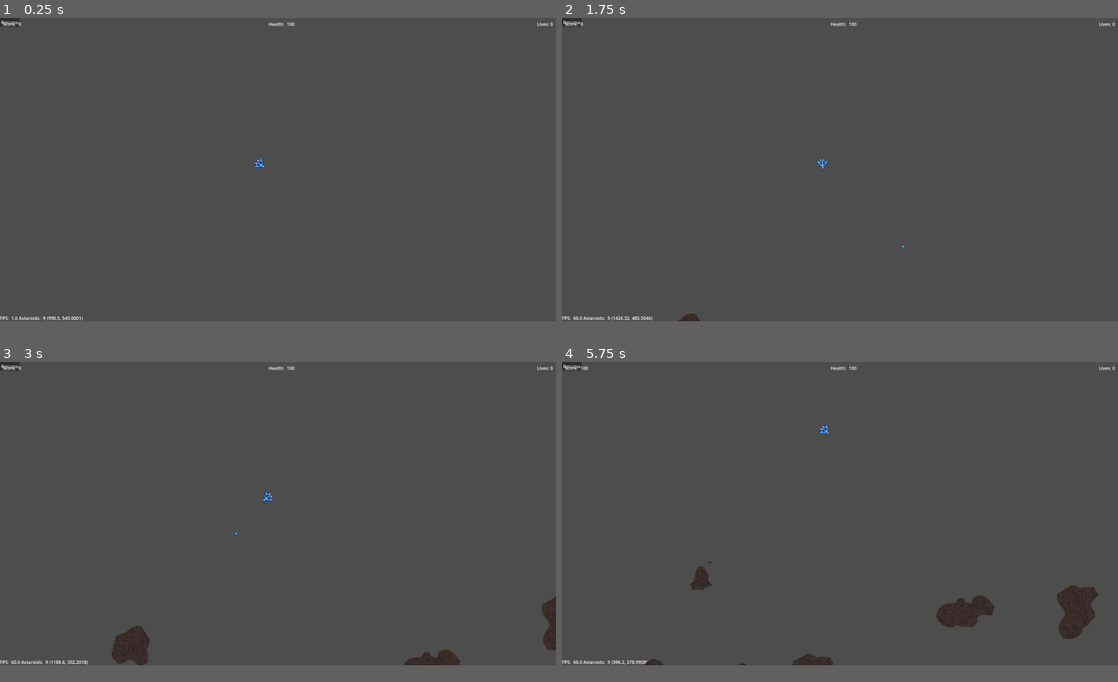
Above: before the commit, frames 1-4 (two rows, left to right).
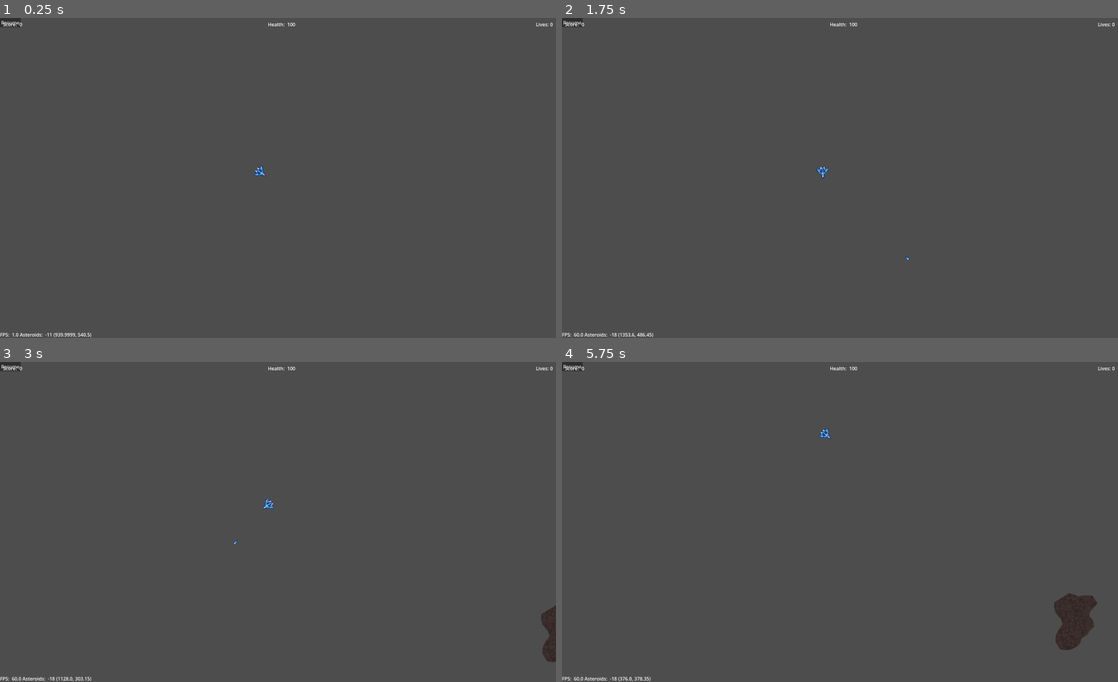
Above: after the commit, the same moments.

Repository: lynch16/Asteroids2D
Game: Godot game, scene res://main.tscn
Two runs of this game, one before a commit and one after it. Both use one fixed random seed, a clock stepped at 60 frames per second and the inputs below.
Inputs (mouse positions are in pixels of both pictures, inside the frame that each line leads up to):
- Up to frame 1 (0.25 s): no input
- Up to frame 2 (1.75 s): click "Resume" at 0.5 s; tap Enter at 1.25 s; move the mouse to (962, 155) at 1.27 s; hold D (yaw_right) from 1.28 s (still down); tap Space (fire_weapon) at 1.35 s
- Up to frame 3 (3 s): move the mouse to (166, 528) at 2.02 s; release D (yaw_right) at 2.03 s; hold S (brake) 2.03-2.78 s; click (166, 528) at 2.1 s; move the mouse to (333, 448) at 2.77 s; hold D (yaw_right) from 2.78 s (still down); tap Space (fire_weapon) at 2.85 s
- Up to frame 4 (5.75 s): move the mouse to (812, 573) at 3.52 s; release D (yaw_right) at 3.53 s; hold W (thrust) 3.53-4.28 s; click (812, 573) at 3.6 s; move the mouse to (1006, 560) at 4.27 s; hold A (yaw_left) from 4.28 s (still down); tap Space (fire_weapon) at 4.35 s; move the mouse to (673, 467) at 5.02 s; click (673, 467) at 5.1 s
The window is 800x436 before the commit and 800x460 after it. Grey fills any space a smaller window leaves; there, only what the larger window draws over its background counts as a difference.

The runs differ from the first frame. In frame 1, 0.4% of the frame differs, in the area x 0-100%, y 0-100%; in frame 2, 0.5%; in frame 3, 1.5%; in frame 4, 2.0%.

Commit message:
Add audio and particles for asteroid death

Diff:
--- a/Models/Asteroid/asteroid.gd
+++ b/Models/Asteroid/asteroid.gd
@@ -5,6 +5,9 @@
 @export var combat_stats: CombatStats;
 @export var health_stats: HealthStats;
 @export var mesh_deformation_shapes: Array[MeshDeformationShape] = [];
+
+@onready var death_particles: GPUParticles2D = $DeathParticles2D;
+@onready var death_audio_player: AudioStreamPlayer2D = $DeathAudioStreamPlayer2D;
 
 var mass := 10000;
 var damageable: Damageable;
@@ -18,8 +21,22 @@
 	if (!hurtbox):
 		hurtbox = %MeshDeformHitHurtbox2D;
 
-	if hurtbox is MeshDeformHurtbox2D:
-		var deformable_hurtbox: MeshDeformHurtbox2D = hurtbox;
+	if hurtbox is MeshDeformHitHurtbox2D:
+		var deformable_hurtbox: MeshDeformHitHurtbox2D = hurtbox;
+
+		# Propagate stats so only manage at top level
+		deformable_hurtbox.combat_stats = combat_stats;
+		deformable_hurtbox.health_stats = health_stats;
+
+func _ready() -> void:
+	add_to_group("enemy");
+	health_stats.resource_local_to_scene = true;
+	combat_stats.resource_local_to_scene = true;
+
+	if hurtbox is MeshDeformHitHurtbox2D:
+		var deformable_hurtbox: MeshDeformHitHurtbox2D = hurtbox;
+
+		# Connect to mesh deformation results
 		deformable_hurtbox.spawn_new_group.connect(_shatter);
 		deformable_hurtbox.all_colliders_destroyed.connect(_destroy);
 
@@ -28,11 +45,6 @@
 	invincible_damage_result.end.connect(_enable_colliders);
 
 	health_stats.on_health_depleted.connect(_destroy);
-
-func _ready() -> void:
-	add_to_group("enemy");
-	health_stats.resource_local_to_scene = true;
-	combat_stats.resource_local_to_scene = true;
 
 func _physics_process(_delta: float) -> void:
 	# Clamp velocity to reasonable playable value
@@ -59,9 +71,22 @@
 			collision.set_deferred("disabled", false);
 
 func _destroy() -> void:
+	if (is_inside_tree()):
+		death_particles.emitting = true;
+		death_audio_player.playing = true;
+
+	var timer := Timer.new();
+	timer.wait_time = death_particles.lifetime;
+	timer.autostart = true;
+	add_child.call_deferred(timer);
+	timer.timeout.connect(_on_dequeue_timeout)
+
+	asteroid_destroyed.emit();
+
+func _on_dequeue_timeout() -> void:
+	death_audio_player.playing = false;
+	death_particles.emitting = false;
 	call_deferred("queue_free");
-	asteroid_destroyed.emit();
-	# TODO: Destroy animation
 
 func deform_mesh(collision_point: Vector2, collision_angle: float, collision_deformation_shapes: Array[MeshDeformationShape]) -> void:
 	if hurtbox is MeshDeformHurtbox2D:
--- a/Models/Asteroid/asteroid.tscn
+++ b/Models/Asteroid/asteroid.tscn
@@ -7,18 +7,19 @@
 [ext_resource type="Script" uid="uid://cygds17dquvpr" path="res://TileMap/MarchingSquares/GameObjects/MeshDeformationShapes/mesh_deformation_shape.gd" id="4_gw6yr"]
 [ext_resource type="Script" uid="uid://d1adag40dhb61" path="res://Models/EntityModules/Damage/health_stats.gd" id="4_h8hu4"]
 [ext_resource type="Script" uid="uid://deqvt75qdcfcl" path="res://TileMap/MarchingSquares/GameObjects/MeshDeformationShapes/slice_mesh_deformation_shape.gd" id="5_rr1y8"]
+[ext_resource type="Material" uid="uid://dfnk6clhpuf84" path="res://Models/Asteroid/asteroid_death_process_material.tres" id="8_ssro7"]
 [ext_resource type="Script" uid="uid://ckmcn5r0df3nm" path="res://Models/utilities/BoundaryManager/boundary_manager.gd" id="9_tsxo3"]
 [ext_resource type="Script" uid="uid://bvqt4s5uy7wep" path="res://Models/EntityModules/Damage/Hurt/mesh_deform_hit_hurtbox_2d.gd" id="11_4ujrd"]
-[ext_resource type="Material" uid="uid://clbg8ojd63j4i" path="res://Models/Asteroid/asteroid_particle_process_material.tres" id="11_qdhb0"]
-[ext_resource type="Script" uid="uid://cus0x6vu8yvl2" path="res://Models/Asteroid/asteroid_damage_particles.gd" id="12_jywkw"]
 [ext_resource type="Script" uid="uid://l6occnfuxuon" path="res://Models/EntityModules/Damage/Hurt/DamageResults/invincible_frames_damage_result.gd" id="12_qdhb0"]
 [ext_resource type="Script" uid="uid://yp8x320gf3ox" path="res://Models/EntityModules/Damage/Hurt/DamageResults/score_damage_result.gd" id="13_gw6yr"]
 [ext_resource type="Script" uid="uid://cycggoq5xk77s" path="res://Models/EntityModules/Damage/Hurt/DamageResults/mesh_deform_damage_result.gd" id="14_rr1y8"]
 [ext_resource type="Script" uid="uid://wuycf5ewttof" path="res://Models/Asteroid/particles_damage_result.gd" id="15_ssro7"]
 [ext_resource type="Script" uid="uid://dhchi74lu51yr" path="res://Models/EntityModules/Damage/Hurt/DamageResults/apply_damage_result.gd" id="16_p0vjf"]
+[ext_resource type="AudioStream" uid="uid://cop55ogp7ifxq" path="res://Audio/SoundEffects/Sci-Fi Explosion 1.wav" id="16_ssro7"]
 
 [sub_resource type="Resource" id="Resource_4ujrd"]
 script = ExtResource("3_jywkw")
+damage_dealt = 100.0
 faction = 2
 metadata/_custom_type_script = "uid://wmd6w6j2858o"
 
@@ -37,21 +38,11 @@
 resource_local_to_scene = true
 radius = 311.07877
 
-[sub_resource type="Resource" id="Resource_gw6yr"]
-script = ExtResource("3_jywkw")
-faction = 2
-metadata/_custom_type_script = "uid://wmd6w6j2858o"
-
 [sub_resource type="Resource" id="Resource_rr1y8"]
 script = ExtResource("5_rr1y8")
 line_width = 64
 damage = 1.0
 metadata/_custom_type_script = "uid://deqvt75qdcfcl"
-
-[sub_resource type="Resource" id="Resource_jywkw"]
-script = ExtResource("4_h8hu4")
-faction = 2
-metadata/_custom_type_script = "uid://d1adag40dhb61"
 
 [node name="Asteroid" type="CharacterBody2D" unique_id=328524540 groups=["enemy"]]
 collision_layer = 3
@@ -75,15 +66,6 @@
 radius = 16.0
 affect_navigation_mesh = true
 
-[node name="AsteroidDamageParticles" type="GPUParticles2D" parent="." unique_id=382904738]
-visible = false
-amount = 50
-lifetime = 2.0
-explosiveness = 1.0
-process_material = ExtResource("11_qdhb0")
-script = ExtResource("12_jywkw")
-metadata/_custom_type_script = "uid://cus0x6vu8yvl2"
-
 [node name="BoundaryManager" type="Node2D" parent="." unique_id=1203824625 node_paths=PackedStringArray("node")]
 script = ExtResource("9_tsxo3")
 node = NodePath("..")
@@ -92,10 +74,8 @@
 [node name="MeshDeformHitHurtbox2D" type="Area2D" parent="." unique_id=2047491454 node_paths=PackedStringArray("owner_node")]
 unique_name_in_owner = true
 script = ExtResource("11_4ujrd")
-combat_stats = SubResource("Resource_gw6yr")
 collision_mesh_group = ExtResource("3_tsxo3")
 mesh_deformation_shapes = Array[ExtResource("4_gw6yr")]([SubResource("Resource_rr1y8")])
-health_stats = SubResource("Resource_jywkw")
 owner_node = NodePath("..")
 metadata/_custom_type_script = "uid://bvqt4s5uy7wep"
 
@@ -119,3 +99,12 @@
 [node name="ApplyDamageResult" type="Node" parent="MeshDeformHitHurtbox2D" unique_id=68998802]
 script = ExtResource("16_p0vjf")
 metadata/_custom_type_script = "uid://dhchi74lu51yr"
+
+[node name="DeathParticles2D" type="GPUParticles2D" parent="." unique_id=414374635]
+emitting = false
+amount = 500
+explosiveness = 1.0
+process_material = ExtResource("8_ssro7")
+
+[node name="DeathAudioStreamPlayer2D" type="AudioStreamPlayer2D" parent="." unique_id=384332755]
+stream = ExtResource("16_ssro7")
--- /dev/null
+++ b/Models/Asteroid/asteroid_death_process_material.tres
@@ -0,0 +1,35 @@
+[gd_resource type="ParticleProcessMaterial" format=3 uid="uid://dfnk6clhpuf84"]
+
+[sub_resource type="Curve" id="Curve_4ujrd"]
+_data = [Vector2(0.017291062, 1), 0.0, 0.0, 0, 0, Vector2(0.628242, 0.76363635), 0.0, 0.0, 0, 0, Vector2(1, 0), 0.0, 0.0, 0, 0]
+point_count = 3
+
+[sub_resource type="CurveTexture" id="CurveTexture_qdhb0"]
+curve = SubResource("Curve_4ujrd")
+
+[sub_resource type="Gradient" id="Gradient_3p1lc"]
+interpolation_mode = 2
+offsets = PackedFloat32Array(0, 0.18691587)
+colors = PackedColorArray(0.37301055, 0.083670996, 0, 1, 1, 1, 1, 1)
+
+[sub_resource type="GradientTexture1D" id="GradientTexture1D_y0clj"]
+gradient = SubResource("Gradient_3p1lc")
+
+[resource]
+particle_flag_disable_z = true
+emission_shape = 6
+emission_ring_axis = Vector3(0, 0, 1)
+emission_ring_height = 1.0
+emission_ring_radius = 1.0
+emission_ring_inner_radius = 0.0
+emission_ring_cone_angle = 0.0
+angle_min = 1.0728835e-05
+angle_max = 149.6
+spread = 180.0
+initial_velocity_min = 50.0
+initial_velocity_max = 300.0
+gravity = Vector3(0, 0, 0)
+scale_max = 8.0
+color = Color(0.25882354, 0.20784314, 0.19607843, 1)
+color_ramp = SubResource("GradientTexture1D_y0clj")
+alpha_curve = SubResource("CurveTexture_qdhb0")
--- a/project.godot
+++ b/project.godot
@@ -32,7 +32,7 @@
 
 [display]
 
-window/size/viewport_width=1980
+window/size/viewport_width=1880
 window/size/viewport_height=1080
 window/size/initial_position_type=3
 window/size/initial_screen=2
Not shown, added: Audio/SoundEffects/Sci-Fi Explosion 1.wav.import
Not shown, added: Audio/SoundEffects/Sci-Fi Explosion 1.wav
